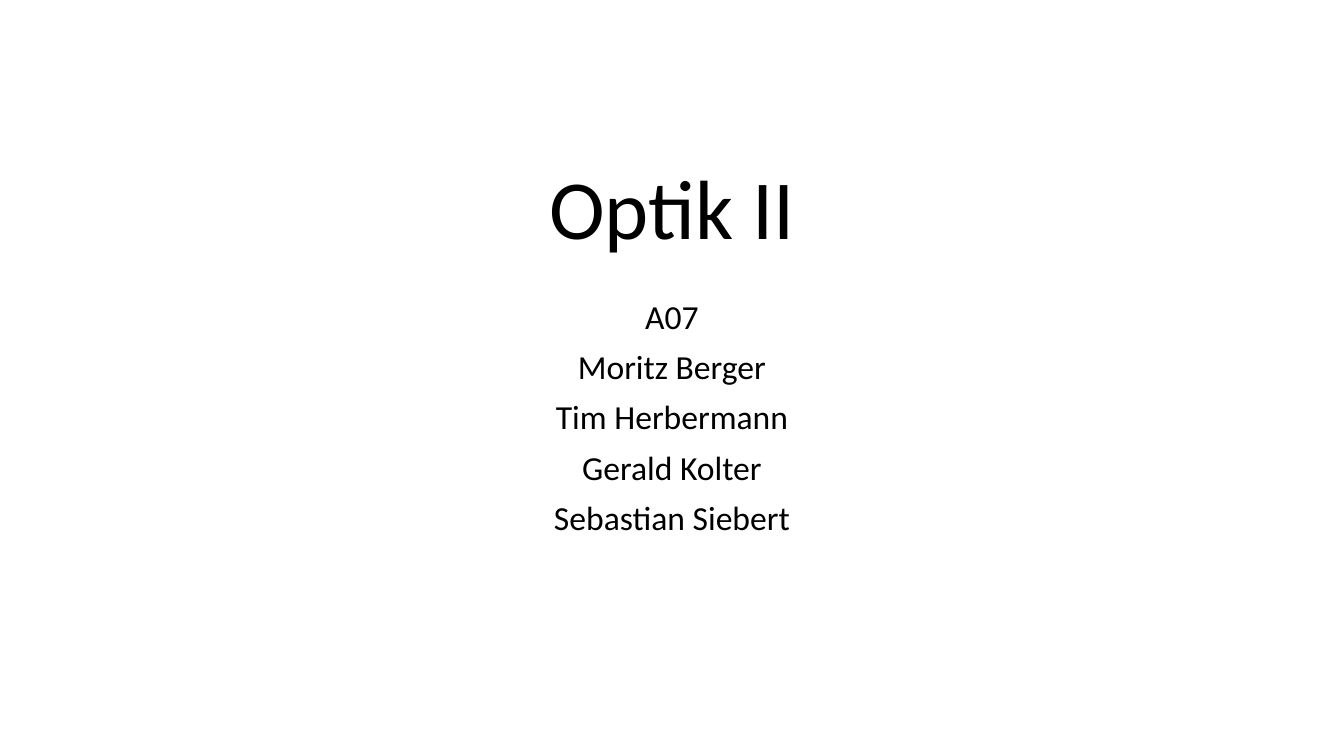
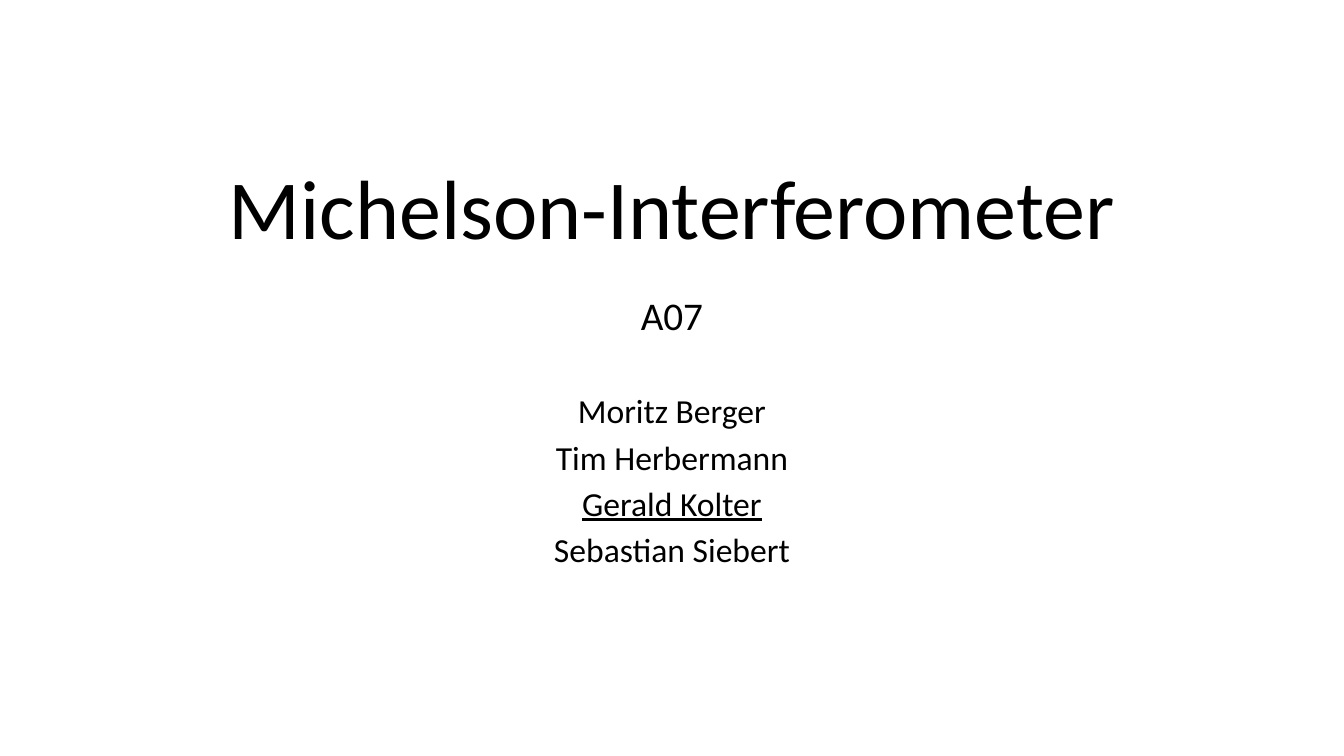
Before and after one commit to thewhitecat/grundpraktikum1, a slide deck: slide 1 of grundpraktikum2/Optik 2/Optik II.pptx. Drawn at 1344x756 pixels with LibreOffice and Linux fonts; fonts in the diff are those of the drawing. Boxes give left, top, right and bottom in pixels: in the first picture for what was removed or moved away, otherwise in the second. Text is boxed around its words. In the diff, an @@ line names an element or a change of style, - is before the commit and + after.

Commit message:
pptx

```diff
--- a/grundpraktikum2/Optik 2/Optik II.pptx
+++ b/grundpraktikum2/Optik 2/Optik II.pptx
@@ title at bbox=[229, 180, 1114, 240]: text changed @@
-Optik II
+Michelson-Interferometer
@@ subtitle "A07" at bbox=[554, 304, 790, 563]: size 24 to 28 pt in "A07"; underline on in "Gerald Kolter"; line spacing 0.9 to 0.8 @@
```
Also in this commit, not shown: 6 other slides changed, 4 slides added, 3 slides removed.
